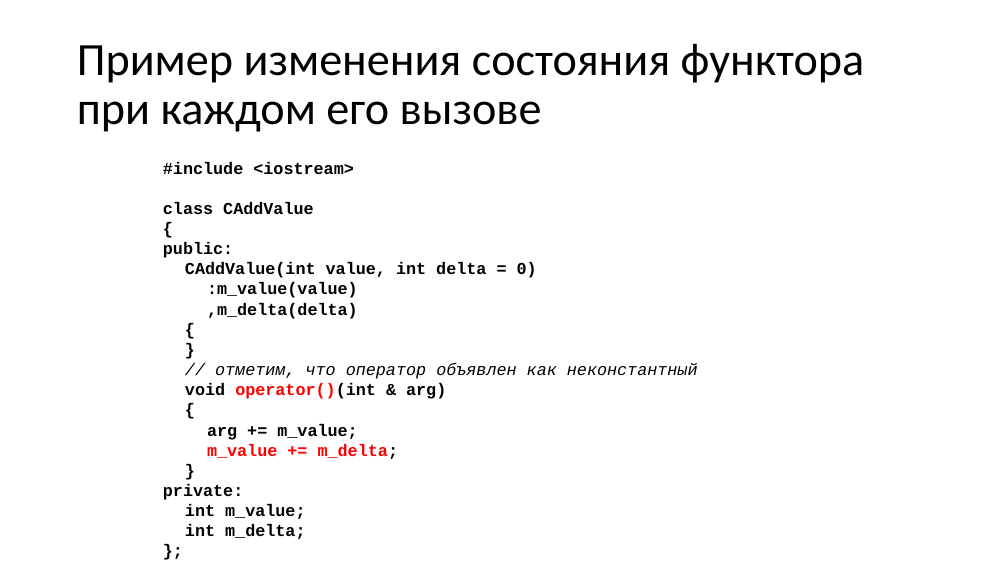
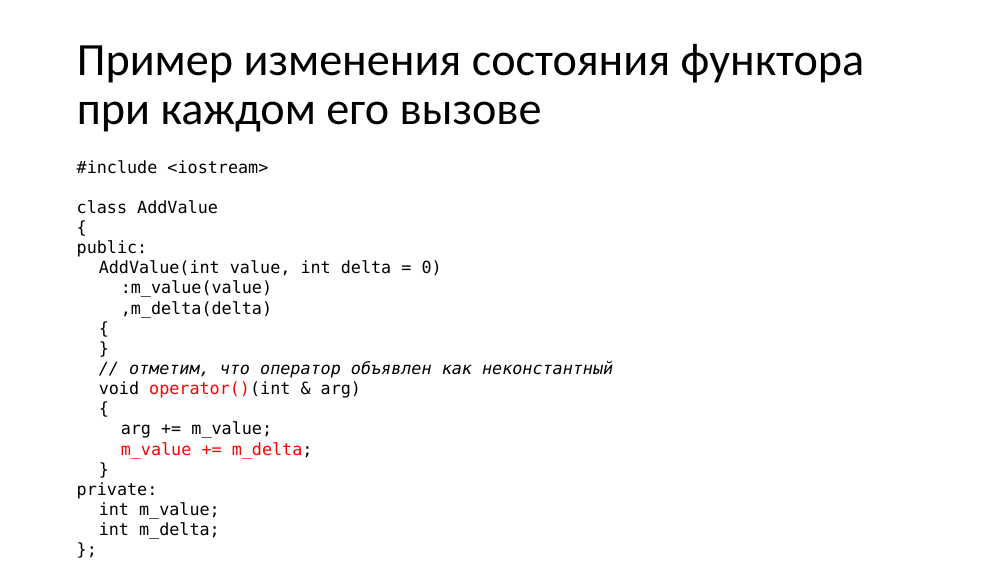
Before and after one commit to alexey-malov/oop, a slide deck: slide 88 of lectures/04/Дружественные функции и классы. Перегрузка операций.pptx (slide 84 before the commit). Drawn at 1008x567 pixels with LibreOffice and Linux fonts; fonts in the diff are those of the drawing. Boxes give left, top, right and bottom in pixels: in the first picture for what was removed or moved away, otherwise in the second. Text is boxed around its words. In the diff, an @@ line names an element or a change of style, - is before the commit and + after.

Commit message:
Обновил лекции "Основы ООП" и "Перегрузка операций", добавил примеры

```diff
--- a/lectures/04/Дружественные функции и классы. Перегрузка операций.pptx
+++ b/lectures/04/Дружественные функции и классы. Перегрузка операций.pptx
@@ text "#include <iostream>": place and size @@
-text "#include <iostream>" at (163,162,698,539)
+text "#include <iostream>" at (77,160,613,539)
@@ text at (77,160,613,539): font Courier New to DejaVu Sans Mono in "#include <iostream>", "{", "public:", ":m_value(value)" and 13 more places; bold off in "#include <iostream>", "{", "public:", ":m_value(value)" and 12 more places @@
@@ text at (77,200,218,214): text changed; font Courier New to DejaVu Sans Mono; bold off @@
-class CAddValue
+class AddValue
@@ text at (99,260,442,276): text changed; font Courier New to DejaVu Sans Mono; bold off @@
-CAddValue(int value, int delta = 0)
+AddValue(int value, int delta = 0)
```
Also in this commit, not shown: 8 other slides changed, 5 slides added, 1 slide removed, 9 other files.
